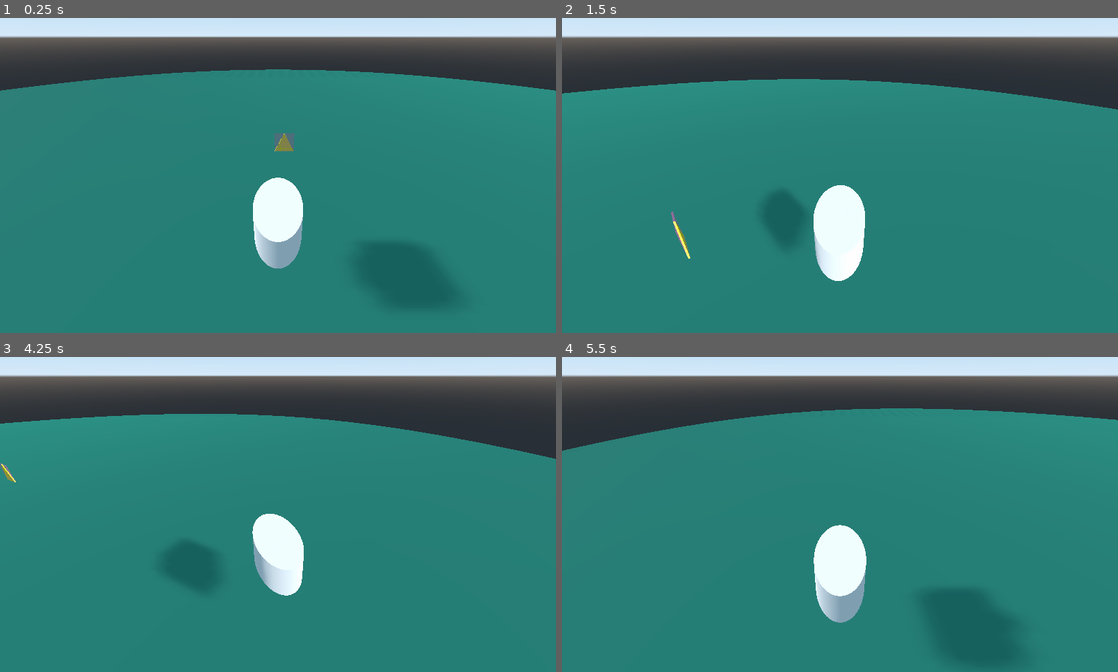
Above: before the commit, frames 1-4 (two rows, left to right).
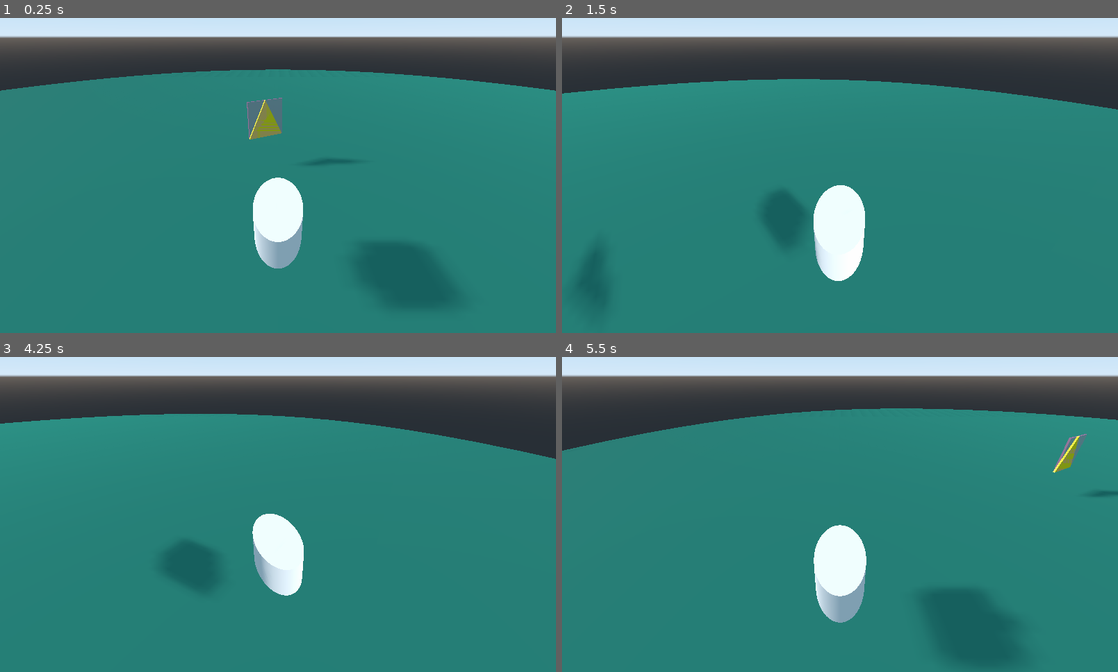
Above: after the commit, the same moments.

Repository: DENNKA/SwordsAndSauce
Game: Godot game, scene res://scenes/Test_Level.tscn
The game is run twice, just before and just after one commit, with the same random seed, the same clock (stepped at 60 frames per second) and the same inputs.
Inputs:
- Up to frame 1 (0.25 s): no input
- Up to frame 2 (1.5 s): hold D (move_right) 0.53-1.28 s; tap E (use, bound only after the commit) at 0.6, 1.35 s; hold S (move_back) from 1.28 s (still down)
- Up to frame 3 (4.25 s): release S (move_back) at 2.03 s; hold D (move_right) 2.03-2.78 s; tap E (use, bound only after the commit) at 2.1, 2.85, 3.6 s; hold W (move_forward) 2.78-3.53 s; hold A (move_left) from 3.53 s (still down)
- Up to frame 4 (5.5 s): tap E (use, bound only after the commit) at 4.35, 5.1 s; release A (move_left) at 5.03 s; hold S (move_back) from 5.03 s (still down)

The runs differ from the first frame. In frame 1, 1.0% of the frame differs, in the area x 44-64%, y 25-47%; in frame 2, 0.6%; in frame 3, less than 0.1%; in frame 4, 0.4%.

Commit message:
update

Diff:
--- a/player/movement.gd
+++ b/player/movement.gd
@@ -13,6 +13,10 @@
 
 func _physics_process(delta):
 
+	move(delta)
+	action_activate()
+
+func move(delta):
 	direction = Vector3.ZERO
 
 	if Input.is_action_pressed("move_right"):
@@ -32,3 +36,7 @@
 	velocity.z = direction.z
 
 	move_and_slide(velocity, Vector3.UP)
+
+func action_activate():
+	if Input.is_action_just_pressed("use"):
+		action()
--- a/project.godot
+++ b/project.godot
@@ -40,6 +40,11 @@
 "events": [ Object(InputEventKey,"resource_local_to_scene":false,"resource_name":"","device":0,"alt":false,"shift":false,"control":false,"meta":false,"command":false,"pressed":false,"scancode":83,"physical_scancode":0,"unicode":0,"echo":false,"script":null)
  ]
 }
+use={
+"deadzone": 0.5,
+"events": [ Object(InputEventKey,"resource_local_to_scene":false,"resource_name":"","device":0,"alt":false,"shift":false,"control":false,"meta":false,"command":false,"pressed":false,"scancode":69,"physical_scancode":0,"unicode":0,"echo":false,"script":null)
+ ]
+}
 
 [physics]
 
--- a/scenes/Test_Level.tscn
+++ b/scenes/Test_Level.tscn
@@ -1,8 +1,9 @@
-[gd_scene load_steps=7 format=2]
+[gd_scene load_steps=8 format=2]
 
 [ext_resource path="res://player/player.tscn" type="PackedScene" id=1]
 [ext_resource path="res://scripts/Camera.gd" type="Script" id=2]
 [ext_resource path="res://scenes/test_weapon.tscn" type="PackedScene" id=3]
+[ext_resource path="res://scenes/gui.tscn" type="PackedScene" id=4]
 
 [sub_resource type="CylinderShape" id=2]
 
@@ -38,5 +39,7 @@
 enabled = true
 script = ExtResource( 2 )
 
+[node name="gui" parent="." instance=ExtResource( 4 )]
+
 [node name="test_weapon" parent="." instance=ExtResource( 3 )]
-transform = Transform( 0.00326711, 0, -0.00999867, 0, 0.2, 0, 0.199973, 0, 0.000163356, -2.12806, 0.918586, 0.128322 )
+transform = Transform( 0.220742, 0, -0.0202569, 0, 0.461372, 0, 0.405139, 0, 0.0110371, -0.838201, 1.00866, -0.313853 )
--- a/scenes/action2.tscn
+++ /dev/null
@@ -1,52 +0,0 @@
-[gd_scene load_steps=5 format=2]
-
-[sub_resource type="GDScript" id=1]
-script/source = "extends Area
-
-export var action_name = ''
-export var action_id = ''
-
-export var delete_parent = true
-export var delete_on_action = true
-export var parent_function = ''
-
-func action():
-	if action_id:
-		Global.pack[action_id] = {
-			'name' : action_name
-		}
-
-	if parent_function:
-		get_parent().call(parent_function)
-
-	if delete_parent:
-		get_parent().queue_free()
-	elif delete_on_action:
-		queue_free()
-
-
-func _on_Area_body_shape_entered(body_rid, body, body_shape_index, local_shape_index):
-	print(\"AAAAAAAAAa\")
-"
-
-[sub_resource type="BoxShape" id=2]
-
-[sub_resource type="CubeMesh" id=3]
-
-[sub_resource type="SpatialMaterial" id=4]
-flags_transparent = true
-albedo_color = Color( 1, 0, 0.733333, 0.286275 )
-
-[node name="action" type="Spatial"]
-
-[node name="Area" type="Area" parent="."]
-script = SubResource( 1 )
-
-[node name="CollisionShape" type="CollisionShape" parent="Area"]
-shape = SubResource( 2 )
-
-[node name="MeshInstance" type="MeshInstance" parent="Area"]
-mesh = SubResource( 3 )
-material/0 = SubResource( 4 )
-
-[connection signal="body_shape_entered" from="Area" to="Area" method="_on_Area_body_shape_entered"]
--- a/scenes/action.tscn
+++ b/scenes/action_collected.tscn
@@ -6,9 +6,11 @@
 export var action_name = ''
 export var action_id = ''
 
-export var delete_parent = true
-export var delete_on_action = true
+export var delete_parent = false
+export var delete_on_action = false
 export var parent_function = ''
+
+var player_is_there = false
 
 func action():
 	if action_id:
@@ -24,12 +26,13 @@
 	elif delete_on_action:
 		queue_free()
 
-
 func _on_Area_body_shape_entered(body_rid, body, body_shape_index, local_shape_index):
 	if body.name == \"player\":
-		print(\"wdwa\")
-		action()
+		Global.action_object = self
 
+func _on_action_collected_body_shape_exited(body_rid, body, body_shape_index, local_shape_index):
+	if body.name == \"player\":
+		Global.action_object = null
 "
 
 [sub_resource type="CubeMesh" id=3]
@@ -40,15 +43,16 @@
 
 [sub_resource type="BoxShape" id=2]
 
-[node name="Area" type="Area"]
+[node name="action_collected" type="Area"]
 script = SubResource( 5 )
 
-[node name="MeshInstance" type="MeshInstance" parent="."]
+[node name="mesh" type="MeshInstance" parent="."]
 mesh = SubResource( 3 )
 skeleton = NodePath("")
 material/0 = SubResource( 4 )
 
-[node name="CollisionShape" type="CollisionShape" parent="."]
+[node name="shape" type="CollisionShape" parent="."]
 shape = SubResource( 2 )
 
 [connection signal="body_shape_entered" from="." to="." method="_on_Area_body_shape_entered"]
+[connection signal="body_shape_exited" from="." to="." method="_on_action_collected_body_shape_exited"]
--- a/scenes/test_weapon.tscn
+++ b/scenes/test_weapon.tscn
@@ -1,6 +1,6 @@
 [gd_scene load_steps=4 format=2]
 
-[ext_resource path="res://scenes/action.tscn" type="PackedScene" id=1]
+[ext_resource path="res://scenes/action_collected.tscn" type="PackedScene" id=1]
 
 [sub_resource type="PrismMesh" id=1]
 
@@ -8,11 +8,13 @@
 albedo_color = Color( 1, 0.941176, 0, 1 )
 
 [node name="test_weapon" type="Spatial"]
-transform = Transform( 0.2, 0, 0, 0, 0.2, 0, 0, 0, 0.01, 0, 0, 0 )
+transform = Transform( 0.461372, 0, 0, 0, 0.461372, 0, 0, 0, 0.0230686, 0, 0, 0 )
 
 [node name="mesh" type="MeshInstance" parent="."]
 mesh = SubResource( 1 )
 material/0 = SubResource( 6 )
 
-[node name="action" parent="." instance=ExtResource( 1 )]
-delete_on_action = false
+[node name="action_collected" parent="." instance=ExtResource( 1 )]
+action_name = "Weapon"
+delete_parent = true
+delete_on_action = true
--- a/scripts/gui.gd
+++ b/scripts/gui.gd
@@ -11,4 +11,4 @@
 		set_action_name('')
 	elif is_instance_valid(Global.action_object):
 		if Global.action_object && 'action_name' in Global.action_object:
-			set_action_name(Global.action_object.name)
+			set_action_name(Global.action_object.action_name)
